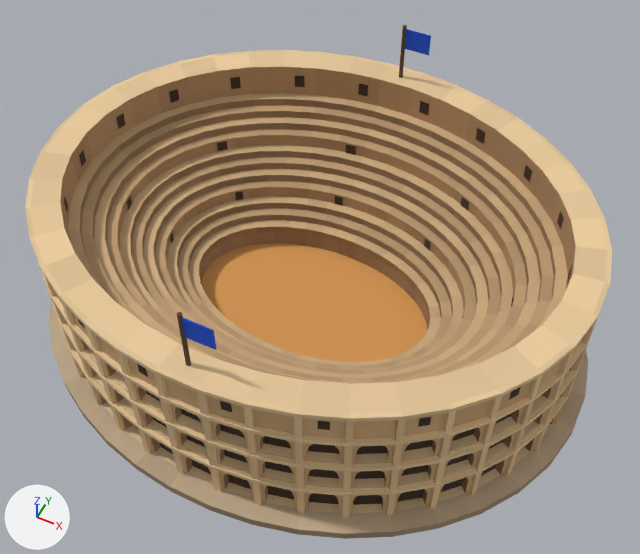
Two versions of the glTF model assets/models/lm/lm_kolezyum.glb, one commit apart.
Rendered twice from a 50 mm camera at (1.02, -1.97, 2.71) aimed at (0.07, -0.08, 0.34). The lights are fixed; the arrows at lower left show +X, +Y and +Z. The first picture is the older version. Vertices at exactly the same position are counted once.

Before the edit, the objects in view are built like this:
```python
me_lm_kolezyum = bpy.data.meshes.new('lm_kolezyum')
me_lm_kolezyum.from_pydata(...)  # 5984 vertices, 9442 faces; spans x -1.07..1.07, y -0.9..0.9, z 0.0..0.85
me_lm_kolezyum.materials.append(mat_lm_kolezyum_mat)
ob_lm_kolezyum = bpy.data.objects.new('lm_kolezyum', me_lm_kolezyum)
ob_lm_kolezyum.location = (0.0, 0.0, 0.0)
```
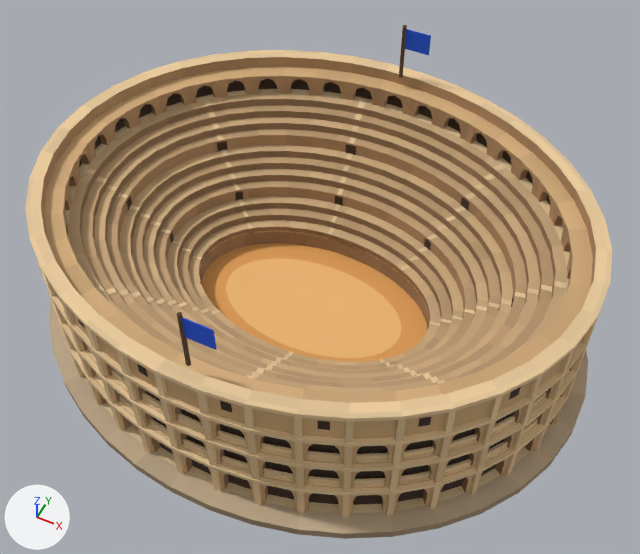
Boxes (x1, y1, x2, y2) around the edits, measured in the pictures (640 x 554 px):
part 1 of me_lm_kolezyum, deleted
    before: (64, 76, 572, 283)
part 2 of me_lm_kolezyum, cut back
    before: (30, 52, 607, 413)
    after: (30, 52, 607, 485)
part 3 of me_lm_kolezyum, edited (looks the same)
    both: (25, 27, 612, 492)

What changed in the scene script:
```text
Change me_lm_kolezyum:
    used by ob_lm_kolezyum; location = (0.0, 0.0, 0.0)
    remove me_lm_kolezyum.from_pydata(...)  # 5984 vertices, 9442 faces; spans x -1.07..1.07, y -0.9..0.9, z 0.0..0.85
    add me_lm_kolezyum.from_pydata(...)  # 8012 vertices, 11512 faces; spans x -1.07..1.07, y -0.9..0.9, z 0.0..0.85
    me_lm_kolezyum part 1: 20 loose pieces with 80 vertices, spanning x -0.89..0.89, y -0.72..0.72, z 0.53..0.59, are deleted
    me_lm_kolezyum part 2: 16 vertices moved within x -0.58..0.58, y -0.34..0.34, z 0.21..0.26; 40 vertices removed from x -0.9..0.9, y -0.73..0.73, z 0.63; 2148 vertices added at x -0.99..0.99, y -0.82..0.82, z 0.06..0.63
    me_lm_kolezyum part 3: 4826 kept faces spanning x -1.01..1.01, y -0.84..0.84, z 0.05..0.85 get new vertex colours
```
